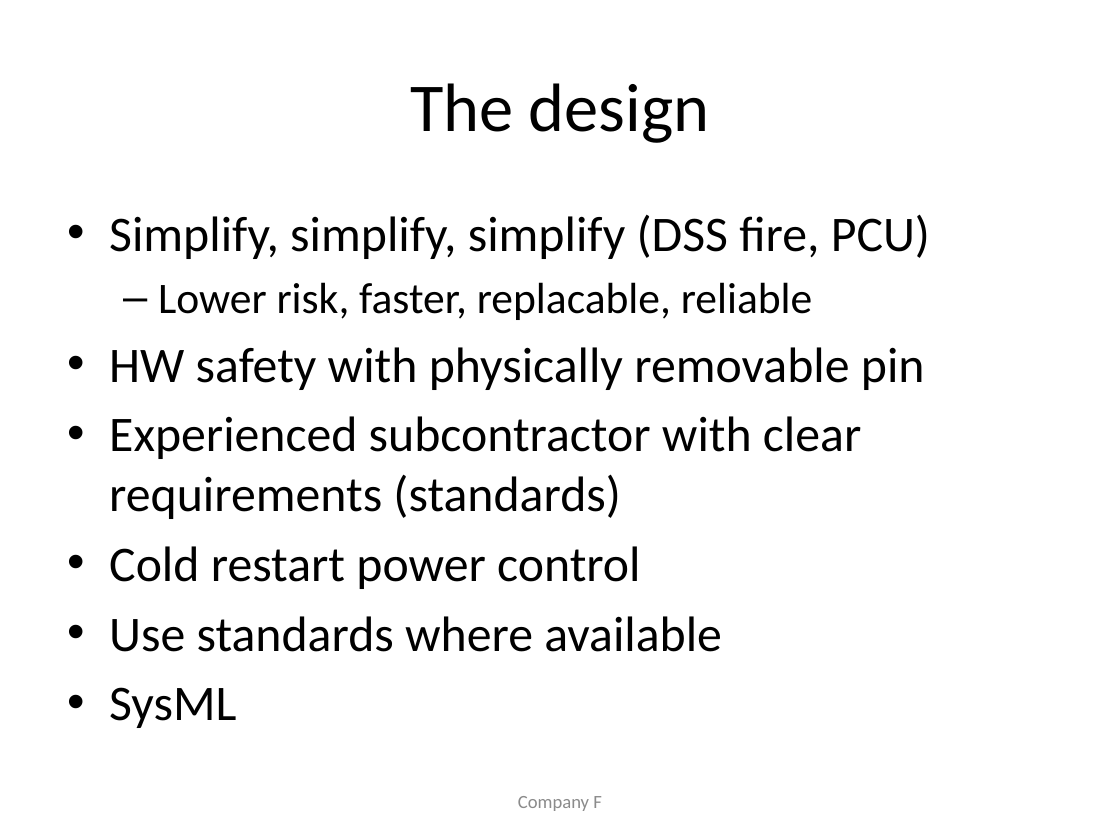
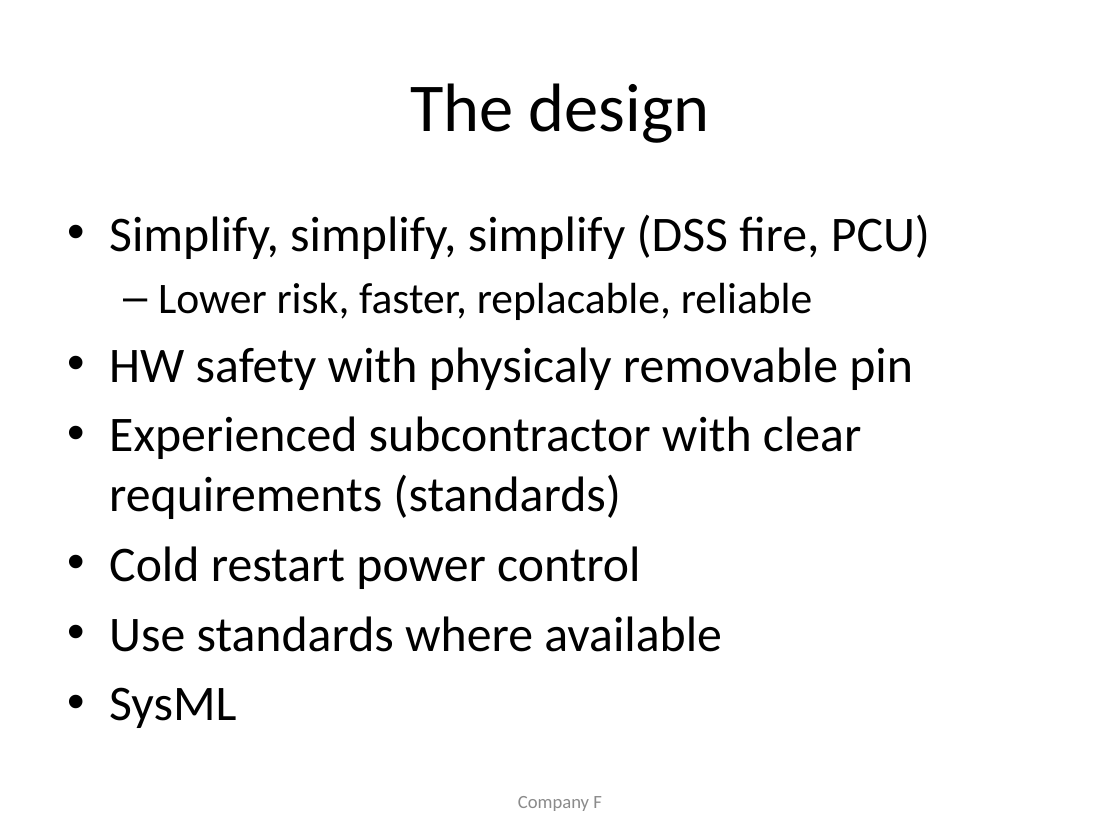
Before and after one commit to ahpoder/syseng, a slide deck: slide 8 of presentation/presentation.pptx (slide 7 before the commit). Drawn at 1120x840 pixels with LibreOffice and Linux fonts; fonts in the diff are those of the drawing. Boxes give left, top, right and bottom in pixels: in the first picture for what was removed or moved away, otherwise in the second. Text is boxed around its words. In the diff, an @@ line names an element or a change of style, - is before the commit and + after.

```diff
--- a/presentation/presentation.pptx
+++ b/presentation/presentation.pptx
@@ text at [109,347,913,390]: text changed @@
-• HW safety with physically removable pin
+• HW safety with physicaly removable pin
```
Also in this commit, not shown: 3 other slides changed, 1 slide added, 1 other file.
